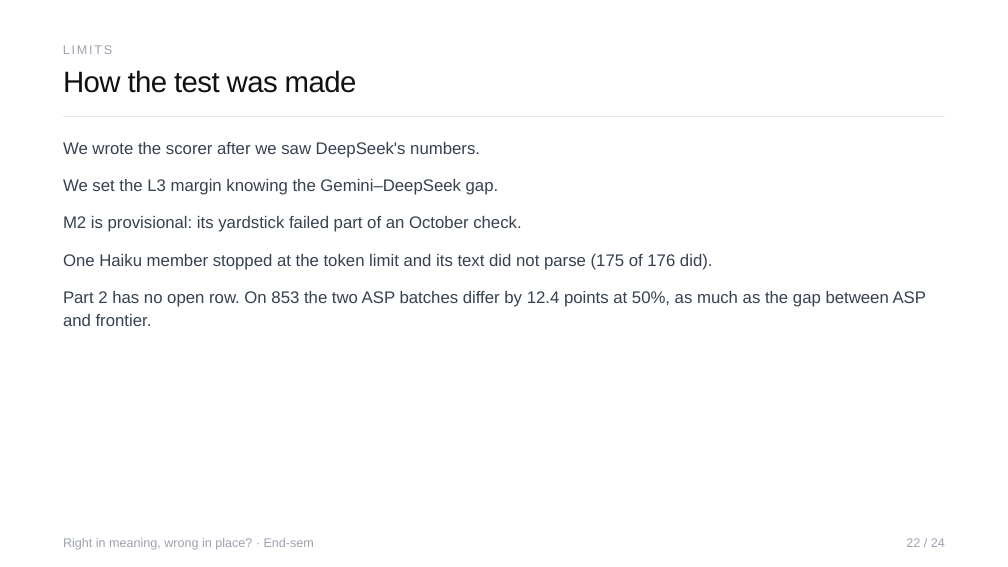
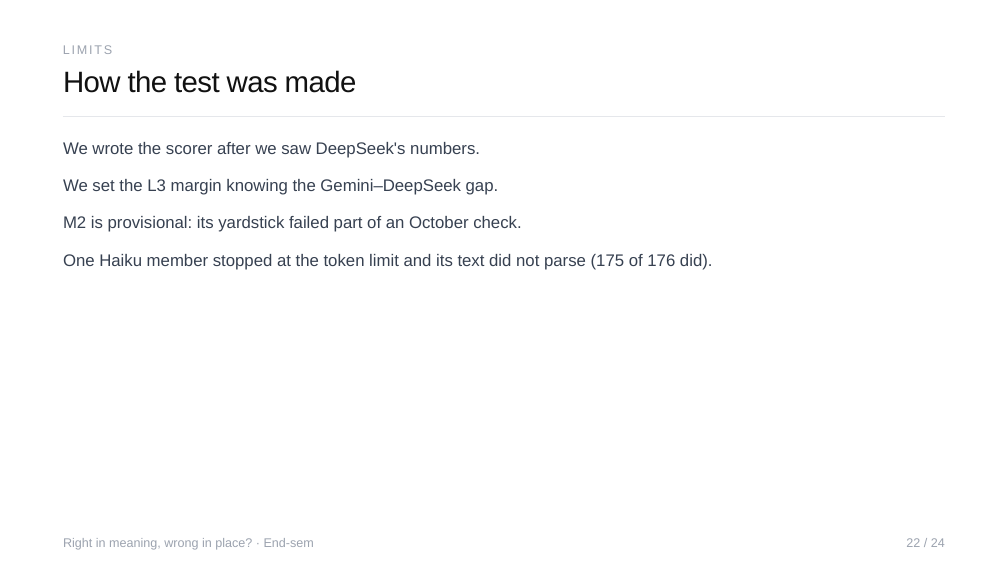
Before and after one commit to Sher110106/validity-aware-active-semantic-exploration, a slide deck: slide 22 of docs/endsem_2026-11/ASP_Endsem.pptx. Drawn at 1008x567 pixels with LibreOffice and Linux fonts; fonts in the diff are those of the drawing. Boxes give left, top, right and bottom in pixels: in the first picture for what was removed or moved away, otherwise in the second. Text is boxed around its words. In the diff, an @@ line names an element or a change of style, - is before the commit and + after.

```diff
--- a/docs/endsem_2026-11/ASP_Endsem.pptx
+++ b/docs/endsem_2026-11/ASP_Endsem.pptx
@@ text removed at [63, 291, 927, 326] @@
-Part 2 has no open row. On 853 the two ASP batches differ by 12.4 points at 50%, as much as the gap between ASP and frontier.
```
Also in this commit, not shown: 4 other slides changed, 5 other files.
